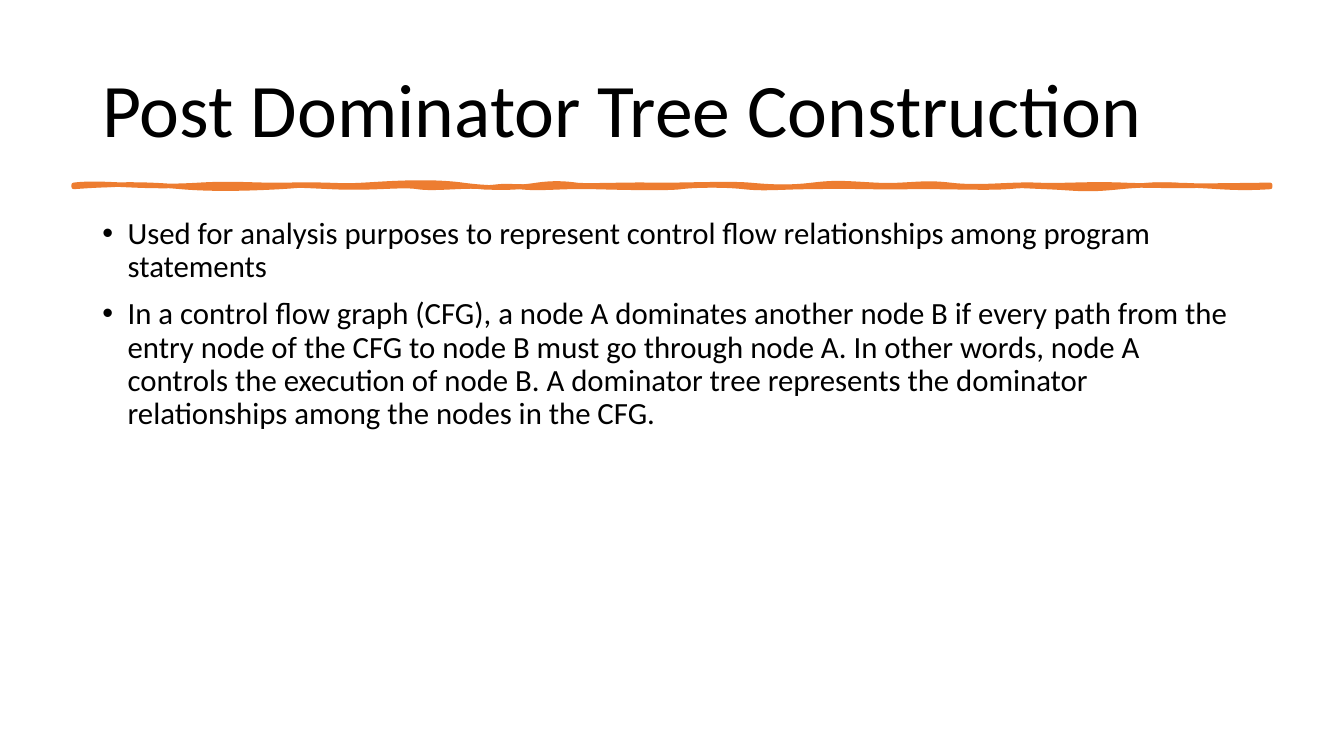
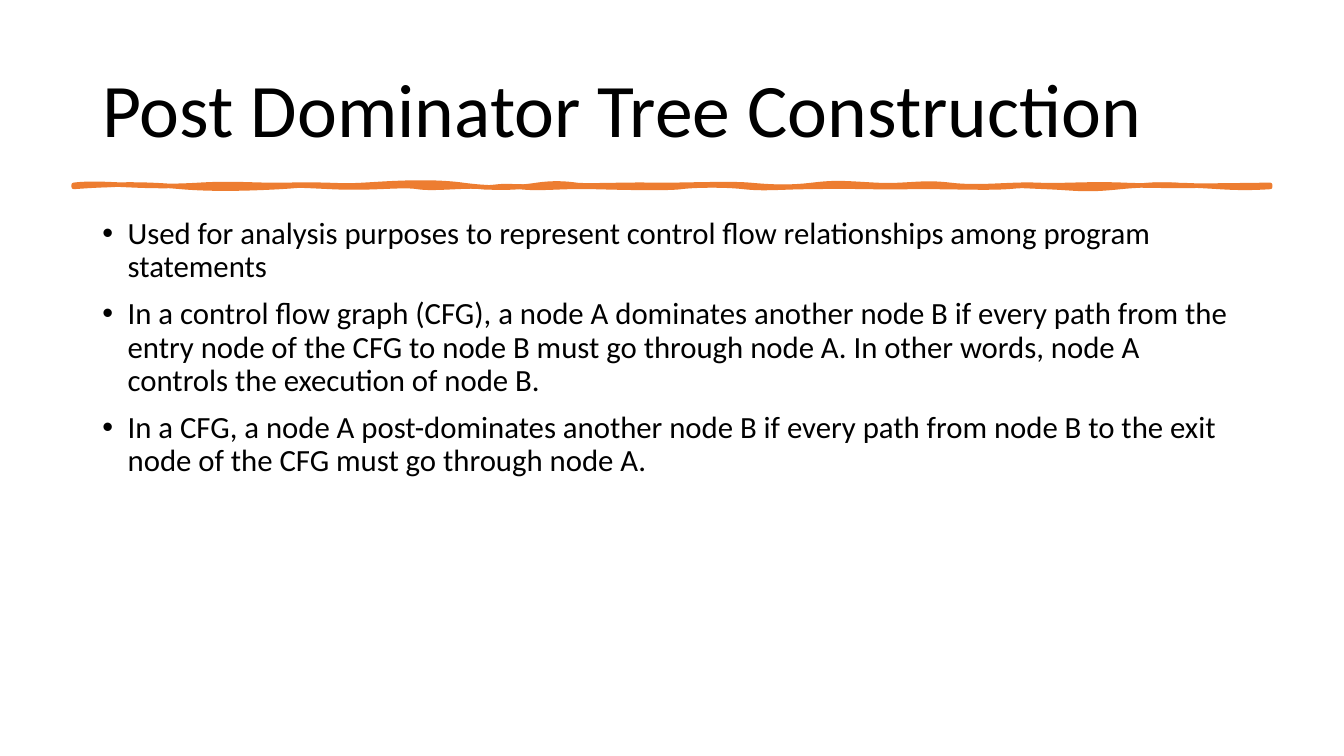
Before and after one commit to imateja/llvm-passes, a slide deck: slide 12 of Presentation.pptx. Drawn at 1344x756 pixels with LibreOffice and Linux fonts; fonts in the diff are those of the drawing. Boxes give left, top, right and bottom in pixels: in the first picture for what was removed or moved away, otherwise in the second. Text is boxed around its words. In the diff, an @@ line names an element or a change of style, - is before the commit and + after.

Commit message:
update presentation pptx

```diff
--- a/Presentation.pptx
+++ b/Presentation.pptx
@@ text at (x1=128, y1=301, x2=1227, y2=477): text changed @@
-• In a control flow graph (CFG), a node A dominates another node B if every path from the entry node of the CFG to node B must go through node A. In other words, node A controls the execution of node B. A dominator tree represents the dominator relationships among the nodes in the CFG.
+• In a control flow graph (CFG), a node A dominates another node B if every path from the entry node of the CFG to node B must go through node A. In other words, node A controls the execution of node B.
+• In a CFG, a node A post-dominates another node B if every path from node B to the exit node of the CFG must go through node A.
```
Also in this commit, not shown: 1 other slide changed, 6 slides added, 1 slide removed.
